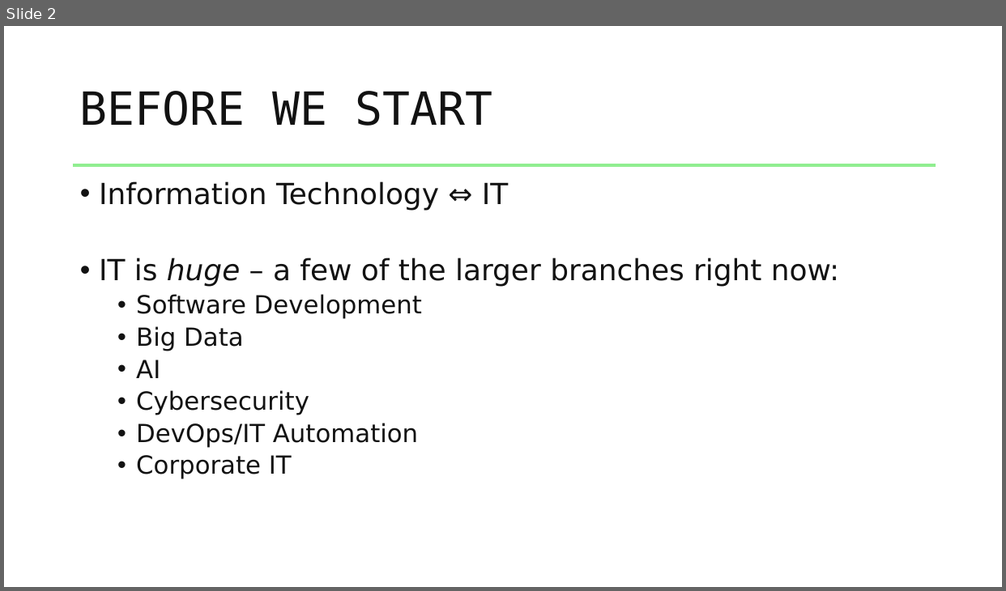
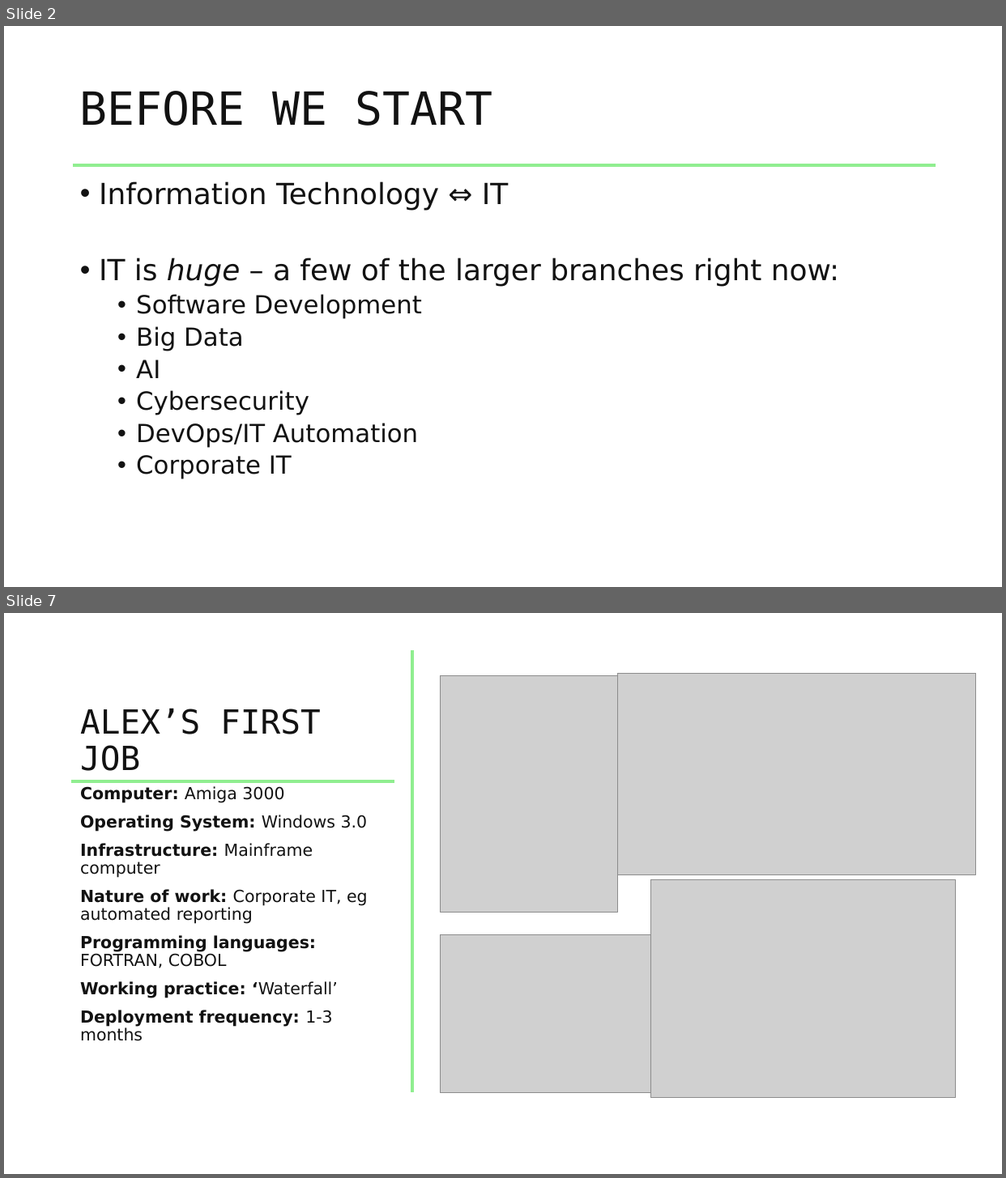
Before and after one commit to benchiverton/Blog, a slide deck: src/BenChiverton.Blog/Resources/Downloads/evolution_of_IT/evolution_of_IT.pptx. Shown one above the other, each under a label of ours: slide 2 before the commit, slides 2 and 7 after it; the slides between them are not shown. The pictures are 1006x591 and 1006x1178 pixels, drawn with LibreOffice and Linux fonts; fonts in the diff are those of the drawing; grey boxes stand for pictures. Boxes give left, top, right and bottom in pixels: in the first picture for what was removed or moved away, otherwise in the second. Text is boxed around its words. In the diff, an @@ line names an element or a change of style, - is before the commit and + after.

```diff
--- a/src/BenChiverton.Blog/Resources/Downloads/evolution_of_IT/evolution_of_IT.pptx
+++ b/src/BenChiverton.Blog/Resources/Downloads/evolution_of_IT/evolution_of_IT.pptx
@@ slide 7 added at [4, 613, 1002, 1174], background #FFFFFF @@
@@ line added from (413, 650) to (413, 1093), #90EE90 3 pt @@
@@ picture added at [440, 676, 617, 913] @@
@@ picture added at [618, 673, 977, 875] @@
@@ title added at [80, 708, 321, 771], 32 pt, text #121212 @@
+ALEX’S FIRST JOB
@@ line added from (71, 781) to (394, 781), #90EE90 3 pt @@
@@ text added at [80, 786, 368, 1041], 16 pt, text #121212, bold @@
+Computer: Amiga 3000
+Operating System: Windows 3.0
+Infrastructure: Mainframe computer
+Nature of work: Corporate IT, eg automated reporting
+Programming languages: FORTRAN, COBOL
+Working practice: ‘Waterfall’
+Deployment frequency: 1-3 months
@@ picture added at [651, 880, 956, 1098] @@
@@ picture added at [440, 935, 651, 1093] @@
```
Also in this commit, not shown: 8 slides changed, 14 other slides added, 3 slides removed.
